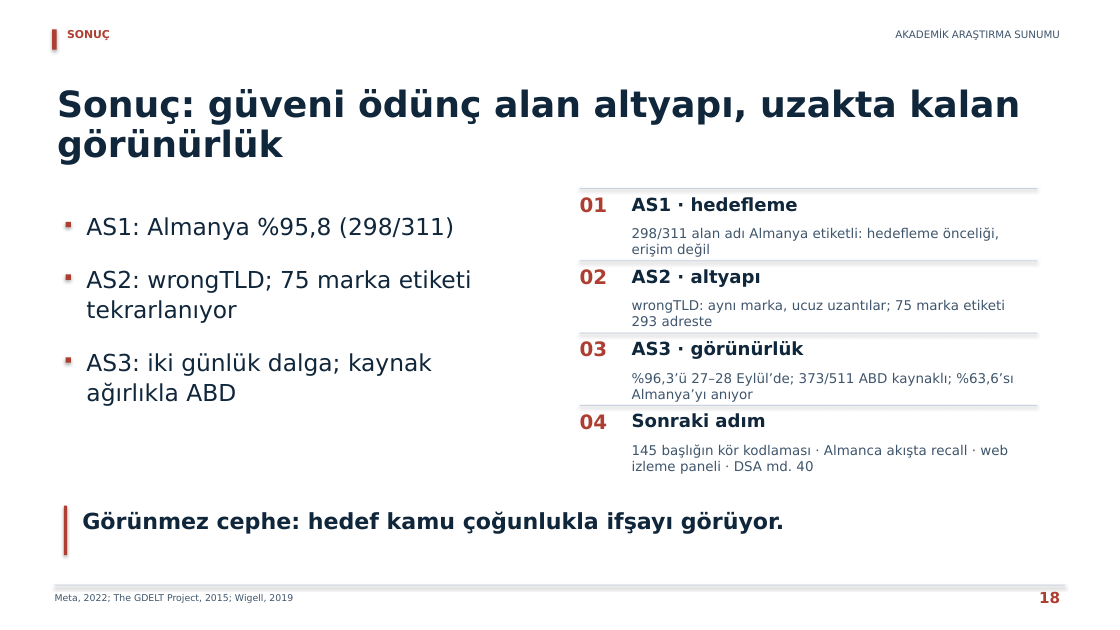
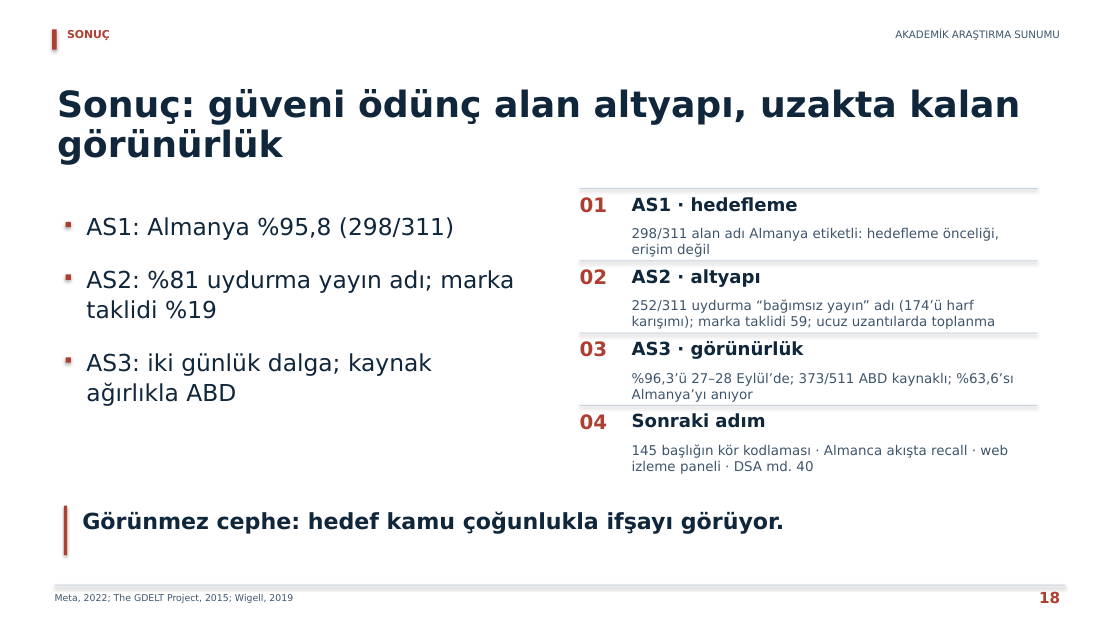
Before and after one commit to erdemkulaclii/SUNUM, a slide deck: slide 18 of output/AKADEMIK_ODAKLI_SUNUM.pptx. Drawn at 1120x630 pixels with LibreOffice and Linux fonts; fonts in the diff are those of the drawing. Boxes give left, top, right and bottom in pixels: in the first picture for what was removed or moved away, otherwise in the second. Text is boxed around its words. In the diff, an @@ line names an element or a change of style, - is before the commit and + after.

```diff
--- a/output/AKADEMIK_ODAKLI_SUNUM.pptx
+++ b/output/AKADEMIK_ODAKLI_SUNUM.pptx
@@ text at box(86, 270, 514, 319): text changed @@
-AS2: wrongTLD; 75 marka etiketi
-tekrarlanıyor
+AS2: %81 uydurma yayın adı; marka
+taklidi %19
@@ text at box(632, 299, 996, 329): text changed @@
-wrongTLD: aynı marka, ucuz uzantılar; 75 marka etiketi
-293 adreste
+252/311 uydurma “bağımsız yayın” adı (174’ü harf
+karışımı); marka taklidi 59; ucuz uzantılarda toplanma
```
Also in this commit, not shown: 2 other slides changed, 1 slide added, 1 slide removed, 56 other files.
